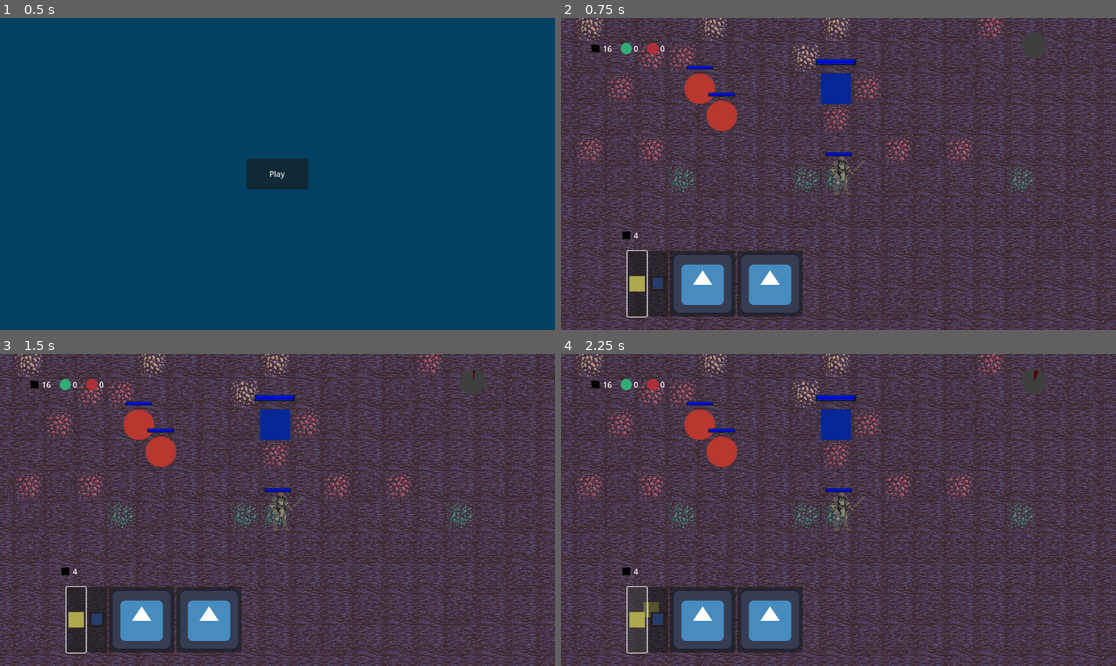
Above: before the commit, frames 1-4 (two rows, left to right).
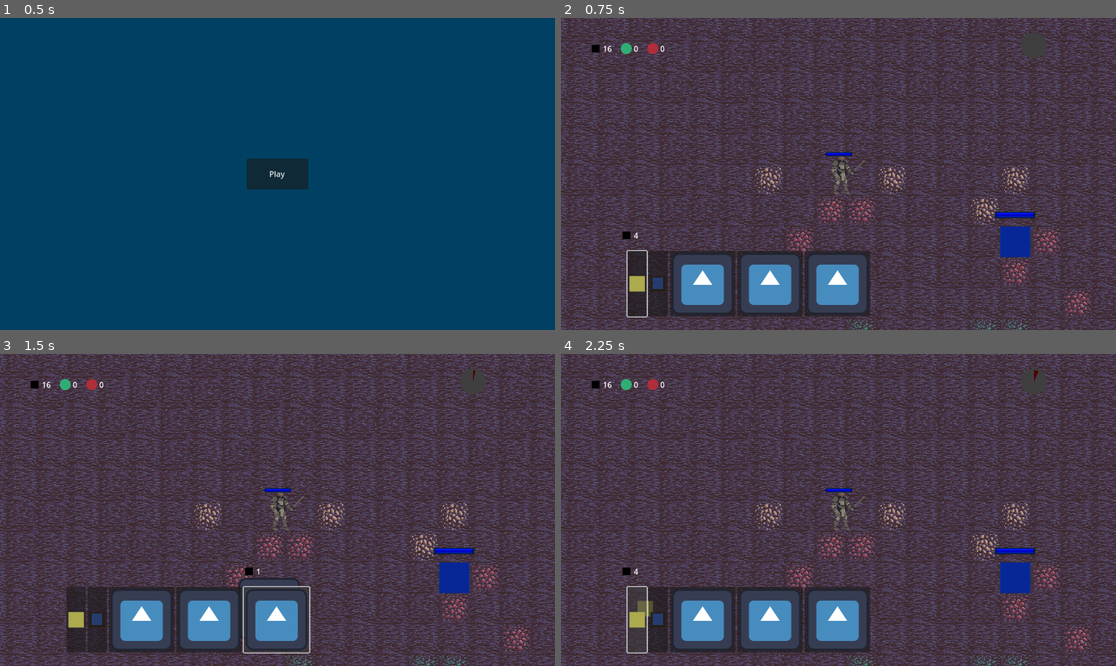
Above: after the commit, the same moments.

Repository: Schmo103/Euclid
Game: Godot game, scene res://menu/menu.tscn
The game is run twice, just before and just after one commit, with the same random seed, the same clock (stepped at 60 frames per second) and the same inputs. The engine's default icon, where the game draws it, is replaced by a stand-in: a white triangle on a blue panel in a dark square.
Inputs (mouse positions are in pixels of both pictures, inside the frame that each line leads up to):
- Up to frame 1 (0.5 s): no input
- Up to frame 2 (0.75 s): click "Play" at 0.5 s
- Up to frame 3 (1.5 s): click (277, 619) at 1.27 s
- Up to frame 4 (2.25 s): click (638, 619) at 2 s

Frame 1 is identical in both runs. In frame 2, 46% of the frame differs, in the area x 0-100%, y 0-100%; in frame 3, 47%; in frame 4, 46%.

Commit message:
Added wave spawners and doors

Diff:
--- a/Euclid/enemies/standard/standard_enemy.gd
+++ b/Euclid/enemies/standard/standard_enemy.gd
@@ -65,5 +65,6 @@
 	health_display.value = super(h)
 	return super(h)
 
+
 func _on_navigation_agent_2d_velocity_computed(safe_velocity):
 	lv = safe_velocity
--- a/Euclid/enemies/standard/standard_enemy.tscn
+++ b/Euclid/enemies/standard/standard_enemy.tscn
@@ -56,6 +56,7 @@
 path_desired_distance = 64.0
 target_desired_distance = 64.0
 path_postprocessing = 1
+avoidance_enabled = true
 radius = 32.0
 
 [node name="StateMachine" type="Node" parent="." node_paths=PackedStringArray("initial_state")]
--- a/Euclid/game_state/game_state.tscn
+++ b/Euclid/game_state/game_state.tscn
@@ -8,8 +8,9 @@
 [ext_resource type="Resource" uid="uid://c415ea6pim7ii" path="res://resources/commodity_resources/ruby.tres" id="5_4oq3c"]
 [ext_resource type="Resource" uid="uid://duk56pcippyn3" path="res://resources/tower_resources/missile_tower_stats.tres" id="5_qjv3k"]
 [ext_resource type="Resource" uid="uid://bf6tpnmarf5d2" path="res://resources/tower_resources/laser_tower_stats.tres" id="6_spmq6"]
+[ext_resource type="Resource" uid="uid://c40p81d2owwc7" path="res://resources/tower_resources/door_stats.tres" id="9_72vc0"]
 
 [node name="GameState" type="Node"]
 script = ExtResource("1_nxrfd")
 commoditys = Array[Resource("res://resource_scripts/commodity.gd")]([ExtResource("3_etdxv"), ExtResource("4_prr8y"), ExtResource("5_4oq3c")])
-towers = Array[Resource("res://resource_scripts/tower_stats.gd")]([ExtResource("3_32cx0"), ExtResource("4_xp82c"), ExtResource("5_qjv3k"), ExtResource("6_spmq6")])
+towers = Array[Resource("res://resource_scripts/tower_stats.gd")]([ExtResource("3_32cx0"), ExtResource("4_xp82c"), ExtResource("5_qjv3k"), ExtResource("6_spmq6"), ExtResource("9_72vc0")])
--- a/Euclid/in_game_menu/wave_alert.gd
+++ b/Euclid/in_game_menu/wave_alert.gd
@@ -25,6 +25,8 @@
 var last_rep : bool = false
 var last_rep_message : String = "Wave Began"
 
+var wave_count_down_active : bool = true
+
 
 func _ready() -> void:
 	reset_counter()
@@ -37,9 +39,10 @@
 
 
 func _process(delta) -> void:
-	time_till_wave -= delta
-	if time_till_wave <= 0 and not displaying_final_countdown:
-		display_final_countdown()
+	if wave_count_down_active:
+		time_till_wave -= delta
+		if time_till_wave <= 0 and not displaying_final_countdown:
+			display_final_countdown()
 
 
 func display_final_countdown() -> void:
@@ -50,15 +53,20 @@
 	last_rep = false
 	$FinalCountDownTimer.wait_time = 1
 	$FinalCountDownTimer.start()
+	wave_count_down_active = false
 
 
 func clean_up_final_count_down() -> void:
-	end_of_count_down_reached.emit()
-	reset_counter()
 	displaying_final_countdown = false
 	$Label.visible = false
+	count_down_num = start_count_down_num
+#	start_wave_count_down()
+
+func start_wave_count_down() -> void:
+	reset_counter()
 	wave_progress_bar.visible = true
-	count_down_num = start_count_down_num
+	wave_count_down_active = true
+
 
 
 func _on_final_count_down_timer_timeout():
@@ -69,6 +77,7 @@
 			$FinalCountDownTimer.start()
 			$Label.text = last_rep_message
 			last_rep = true
+			end_of_count_down_reached.emit()
 		else:
 			clean_up_final_count_down()
 	else:
--- a/Euclid/resource_scripts/tower_stats.gd
+++ b/Euclid/resource_scripts/tower_stats.gd
@@ -12,7 +12,7 @@
 @export var build_icon : Texture
 
 #price should be in price format (see doc/toweres.txt)
-@export var price : Dictionary
+@export var price : Dictionary = {"iron": 1}
 
 @export_enum("UTIL", "DEFENSE") var type : int = types.UTIL
 
--- a/Euclid/resource_scripts/wall_stats.gd
+++ b/Euclid/resource_scripts/wall_stats.gd
@@ -41,6 +41,10 @@
 		if !check_pos_has_only_one_adjacent(tile_pos + ad):
 			custom_can_build_message = "Walls can't be layered"
 			return false
+		#make sure if ad is door, ad does not become corner on this build
+		if check_creates_door_corner(tile_pos, ad):
+			custom_can_build_message = "Doors can't be wall corners"
+			return false
 	for c in corners:
 		if !validate_diagonal(c):
 			custom_can_build_message = "To build walls diagonally you must connect them with a corner"
@@ -61,3 +65,18 @@
 			else:
 				one = true
 	return true
+
+
+func check_creates_door_corner(tile_pos : Vector2, ad : Vector2) -> bool:
+	var door_pos : Vector2 = tile_pos + ad
+	if GameState.front_tile_map.tower_data[door_pos].is_in_group("door"):
+		var this_pos_as_ad : Vector2 = tile_pos - door_pos
+		if this_pos_as_ad == Vector2.UP or this_pos_as_ad == Vector2.DOWN:
+			if GameState.front_tile_map.tower_data.has(door_pos + Vector2.LEFT) or GameState.front_tile_map.tower_data.has(door_pos + Vector2.RIGHT):
+				return true
+		else: #this_pos_as_ad is either Vector2.LEFT or Vector2.RIGHT
+			if GameState.front_tile_map.tower_data.has(door_pos + Vector2.UP) or GameState.front_tile_map.tower_data.has(door_pos + Vector2.DOWN):
+				return true
+		return false
+	else:
+		return false
--- /dev/null
+++ b/Euclid/resources/tower_resources/door_stats.tres
@@ -0,0 +1,22 @@
+[gd_resource type="Resource" script_class="WallStats" load_steps=4 format=3 uid="uid://c40p81d2owwc7"]
+
+[ext_resource type="Texture2D" uid="uid://tsoxc08vbmom" path="res://art/icon.svg" id="1_leko0"]
+[ext_resource type="PackedScene" uid="uid://5us7sp2ks6st" path="res://towers/door/door.tscn" id="2_4dldx"]
+[ext_resource type="Script" path="res://resource_scripts/wall_stats.gd" id="3_b3r0p"]
+
+[resource]
+script = ExtResource("3_b3r0p")
+name = "door"
+menu_icon = ExtResource("1_leko0")
+build_icon = ExtResource("1_leko0")
+price = {
+"iron": 1
+}
+type = 0
+scene = ExtResource("2_4dldx")
+source_id = -1
+alternative_tile_id = -1
+auto_exit_build_mode = true
+can_replace_walls = false
+use_custom_can_build = true
+use_custom_build = false
--- /dev/null
+++ b/Euclid/towers/door/door.gd
@@ -0,0 +1,19 @@
+class_name Door
+extends Wall
+
+
+
+var middle_door_ids : Array = [0, 1] #horizontal, vertical
+
+func _ready() -> void:
+	super()
+	add_to_group("door")
+
+func update_image() -> void:
+	update_adjacent_walls()
+	if adjacents[Vector2.RIGHT] or adjacents[Vector2.LEFT]:
+		horizontal = true
+		set_image(middle_door_ids[0])
+	elif adjacents[Vector2.UP] or adjacents[Vector2.DOWN]:
+		horizontal = false
+		set_image(middle_door_ids[1])
--- /dev/null
+++ b/Euclid/towers/door/door.tscn
@@ -0,0 +1,34 @@
+[gd_scene load_steps=6 format=3 uid="uid://5us7sp2ks6st"]
+
+[ext_resource type="Script" path="res://towers/door/door.gd" id="1_a2qtg"]
+[ext_resource type="Texture2D" uid="uid://unmdbld8poot" path="res://art/filler_door_spritesheet.png" id="2_7pckd"]
+[ext_resource type="PackedScene" uid="uid://l51do8sx5uap" path="res://towers/tower_menu.tscn" id="3_ql150"]
+[ext_resource type="PackedScene" uid="uid://o4hvytrvebhl" path="res://player/health_display.tscn" id="4_6raog"]
+
+[sub_resource type="RectangleShape2D" id="RectangleShape2D_8j6gg"]
+size = Vector2(32, 32)
+
+[node name="Door" type="StaticBody2D" node_paths=PackedStringArray("health_display", "tower_menu")]
+collision_layer = 6
+collision_mask = 6
+script = ExtResource("1_a2qtg")
+health_display = NodePath("HealthDisplay")
+tower_menu = NodePath("TowerMenu")
+
+[node name="Sprite2D" type="Sprite2D" parent="."]
+modulate = Color(1, 1, 1, 0.619608)
+texture = ExtResource("2_7pckd")
+hframes = 2
+frame = 1
+
+[node name="CollisionShape2D" type="CollisionShape2D" parent="."]
+shape = SubResource("RectangleShape2D_8j6gg")
+
+[node name="TowerMenu" parent="." instance=ExtResource("3_ql150")]
+
+[node name="HealthDisplay" parent="." instance=ExtResource("4_6raog")]
+offset_left = -13.0
+offset_top = -28.0
+offset_right = 125.0
+offset_bottom = 14.0
+scale = Vector2(0.19, 0.095)
--- a/Euclid/towers/tower.gd
+++ b/Euclid/towers/tower.gd
@@ -38,7 +38,7 @@
 	if health_display != null:
 		health_display.max_value = health
 
-	GameState.front_tile_map.register_tower(tile_pos)
+	GameState.front_tile_map.register_tower(tile_pos, self)
 
 	if tower_menu != null:
 		tower_menu.sell_clicked.connect(_on_sell_clicked)
--- a/Euclid/towers/wall/wall.gd
+++ b/Euclid/towers/wall/wall.gd
@@ -23,6 +23,7 @@
 
 func _ready() -> void:
 	super()
+	add_to_group("wall")
 	WallManager.wall_destroyed.connect(_on_wall_destroyed)
 	WallManager.new_wall_built.connect(_on_new_wall_placed)
 	WallManager.update_image.connect(_on_forced_image_update)
@@ -99,5 +100,6 @@
 	for offset in adjacents:
 		adjacents[offset] = GameState.front_tile_map.tower_data.has(offset + tile_pos)
 
+
 func set_image(id : int) -> void:
 	$Sprite2D.frame = id
--- a/Euclid/world/enemy_spawn_manager.gd
+++ b/Euclid/world/enemy_spawn_manager.gd
@@ -5,22 +5,34 @@
 
 var standard_enemy_scene : PackedScene = preload("res://enemies/standard/standard_enemy.tscn")
 
-var wave_difficulty : int = 1
-var wave : Dictionary = {standard_enemy_scene : 1}
+var wave_difficulty : int = 3  #one difficulty point spawns one standard enemy
+var wave_difficulty_increment_rate : int = 2
+
+enum available_enemies {STANDARD}
+var available_enemy_scenes : Array[PackedScene] = [standard_enemy_scene]
+var enemy_ratio : Array[int] = [1]
+
+var wave : Dictionary = {standard_enemy_scene : 3}
+
 var wave_nodes : Array[Enemy]
-var wave_spwan_position : Vector2 = Vector2.ZERO
+var wave_spawn_position : Vector2 = Vector2.ZERO
+
+var spawn_points : Array[SpawnPoint] = []
+
 
 func _ready() -> void:
 	wave_alert.end_of_count_down_reached.connect(_on_final_count_down_ended)
+	register_spawn_points()
 
 
 func _on_final_count_down_ended() -> void:
 	prep_next_wave()
 	launch_wave()
+	increment_wave_difficulty()
 
 
 func prep_next_wave() -> void:
-	wave_spwan_position = get_wave_spawn_point()
+	wave_spawn_position = get_wave_spawn_point()
 	generate_wave()
 
 
@@ -29,21 +41,51 @@
 	wave_nodes.clear()
 	for enemy_scene in wave.keys():
 		for i in range(0, wave[enemy_scene]):
-			print("adding node to wave_nodes")
-			var e = enemy_scene.instansiate()
-			e.position = wave_spwan_position
+			var e = enemy_scene.instantiate()
+			e.position = wave_spawn_position
 			wave_nodes.append(e)
-	#spawn first enemy
-	#start spawn delay timer
-	#and make so it goes throught the array, spawning an enemy and removing it from the array on each timeout
-
+	spawn_enemy_from_wave_nodes()
+	#the wave is spawned one enemy at a time, with a small delay between each one
+	$SpawnDelayTimer.start()
 
 
 func generate_wave() -> void:
-	#uses wave difficulty to procedurally generate wave adn sets wave Dictionary
-	pass
+	#uses wave difficulty to procedurally generate wave and sets wave Dictionary
+	wave.clear()
+	for i in range(0, wave_difficulty):
+		var e = available_enemy_scenes[available_enemies.STANDARD]
+		if wave.has(e):
+			wave[e] += 1
+		else:
+			wave[e] = 1
+
+
+func spawn_enemy_from_wave_nodes() -> void:
+	if wave_nodes.size() > 0:
+		var e : Enemy = wave_nodes[wave_nodes.size() - 1]
+		GameState.enemy_manager.add_child(e)
+		wave_nodes.remove_at(wave_nodes.size() - 1)
 
 
 func get_wave_spawn_point() -> Vector2:
-	#if time choose randomly from all spawn point children
-	return $SpawnPoint.position
+	#choose randomly from all spawn point children
+	var i = randi_range(0, spawn_points.size() - 1)
+	return spawn_points[i].position
+
+
+func increment_wave_difficulty() -> void:
+	wave_difficulty += wave_difficulty_increment_rate
+
+
+func _on_spawn_delay_timer_timeout():
+	if wave_nodes.size() > 0:
+		spawn_enemy_from_wave_nodes()
+		$SpawnDelayTimer.start()
+	else:
+		wave_alert.start_wave_count_down()
+
+
+func register_spawn_points() -> void:
+	for c in get_children():
+		if c.is_in_group("spawn_point"):
+			spawn_points.append(c)
--- a/Euclid/world/front_tile_map.gd
+++ b/Euclid/world/front_tile_map.gd
@@ -38,5 +38,5 @@
 	add_child(t)
 
 
-func register_tower(tile_pos : Vector2) -> void:
-	tower_data[tile_pos] = true
+func register_tower(tile_pos : Vector2, t : Tower) -> void:
+	tower_data[tile_pos] = t
--- /dev/null
+++ b/Euclid/world/spawn_point.gd
@@ -0,0 +1,5 @@
+class_name SpawnPoint
+extends Marker2D
+
+func _ready() -> void:
+	add_to_group("spawn_point")
--- /dev/null
+++ b/Euclid/world/spawn_point.tscn
@@ -0,0 +1,6 @@
+[gd_scene load_steps=2 format=3 uid="uid://fem8m6v7kedu"]
+
+[ext_resource type="Script" path="res://world/spawn_point.gd" id="1_q5e8g"]
+
+[node name="SpawnPoint" type="Marker2D"]
+script = ExtResource("1_q5e8g")
--- a/Euclid/world/world.tscn
+++ b/Euclid/world/world.tscn
@@ -10,7 +10,6 @@
 [ext_resource type="PackedScene" uid="uid://wl0jap5jixjj" path="res://towers/commodity_terrain/wood_object/wood_object.tscn" id="5_s60qf"]
 [ext_resource type="Script" path="res://world/back_tile_map.gd" id="5_vpunx"]
 [ext_resource type="PackedScene" uid="uid://c1b6l71w4tch3" path="res://towers/commodity_terrain/iron_object/iron_object.tscn" id="7_p20la"]
-[ext_resource type="PackedScene" uid="uid://duuehqyuhrv7t" path="res://enemies/standard/standard_enemy.tscn" id="7_tfv0m"]
 [ext_resource type="Script" path="res://world/front_tile_map.gd" id="7_yor02"]
 [ext_resource type="PackedScene" uid="uid://d6y70emb2jnc" path="res://towers/commodity_terrain/ruby_object/ruby_object.tscn" id="8_k06a8"]
 [ext_resource type="PackedScene" uid="uid://buehegmukws0f" path="res://towers/base_tower/base_tower.tscn" id="9_autc4"]
@@ -23,6 +22,7 @@
 [ext_resource type="PackedScene" uid="uid://cwte17ddcw616" path="res://towers/laser_tower/laser_tower.tscn" id="13_ythck"]
 [ext_resource type="Script" path="res://world/missiles.gd" id="20_0jy7k"]
 [ext_resource type="Script" path="res://world/enemy_spawn_manager.gd" id="23_aikf7"]
+[ext_resource type="PackedScene" uid="uid://fem8m6v7kedu" path="res://world/spawn_point.tscn" id="23_fwq60"]
 
 [sub_resource type="NavigationPolygon" id="NavigationPolygon_sv1bm"]
 vertices = PackedVector2Array(-16, -16, 16, -16, 16, 16, -16, 16)
@@ -105,16 +105,10 @@
 [node name="Mobs" type="Node2D" parent="."]
 
 [node name="Player" parent="Mobs" instance=ExtResource("2_bcibk")]
-position = Vector2(549, 465)
+position = Vector2(177, 147)
 
 [node name="Enemies" type="Node2D" parent="Mobs"]
 script = ExtResource("12_oxqoc")
-
-[node name="StandardEnemy" parent="Mobs/Enemies" instance=ExtResource("7_tfv0m")]
-position = Vector2(307, 344)
-
-[node name="StandardEnemy2" parent="Mobs/Enemies" instance=ExtResource("7_tfv0m")]
-position = Vector2(261, 288)
 
 [node name="FrontTileMap" type="TileMap" parent="."]
 scale = Vector2(2, 2)
@@ -160,9 +154,20 @@
 script = ExtResource("23_aikf7")
 wave_alert = NodePath("../GUILayer/WaveAlert")
 
-[node name="SpawnPoint" type="Marker2D" parent="EnemySpawnManager"]
+[node name="SpawnPoint" parent="EnemySpawnManager" instance=ExtResource("23_fwq60")]
+position = Vector2(531, -428)
+
+[node name="SpawnPoint2" parent="EnemySpawnManager" instance=ExtResource("23_fwq60")]
+position = Vector2(-196, 289)
+
+[node name="SpawnPoint3" parent="EnemySpawnManager" instance=ExtResource("23_fwq60")]
+position = Vector2(567, 1051)
+
+[node name="SpawnPoint4" parent="EnemySpawnManager" instance=ExtResource("23_fwq60")]
+position = Vector2(1302, 289)
 
 [node name="SpawnDelayTimer" type="Timer" parent="EnemySpawnManager"]
 one_shot = true
 
 [connection signal="timeout" from="PlayerSpawnTimer" to="." method="_on_player_spawn_timer_timeout"]
+[connection signal="timeout" from="EnemySpawnManager/SpawnDelayTimer" to="EnemySpawnManager" method="_on_spawn_delay_timer_timeout"]
Binary file added: Euclid/art/filler_door_spritesheet.png
Not shown, added: Euclid/art/filler_door_spritesheet.png.import
Not shown: 1 places in Euclid/game_state/game_state.tscn that only renumber resources
Not shown, added: Euclid/art/filler_door_spritesheet.png.kra
